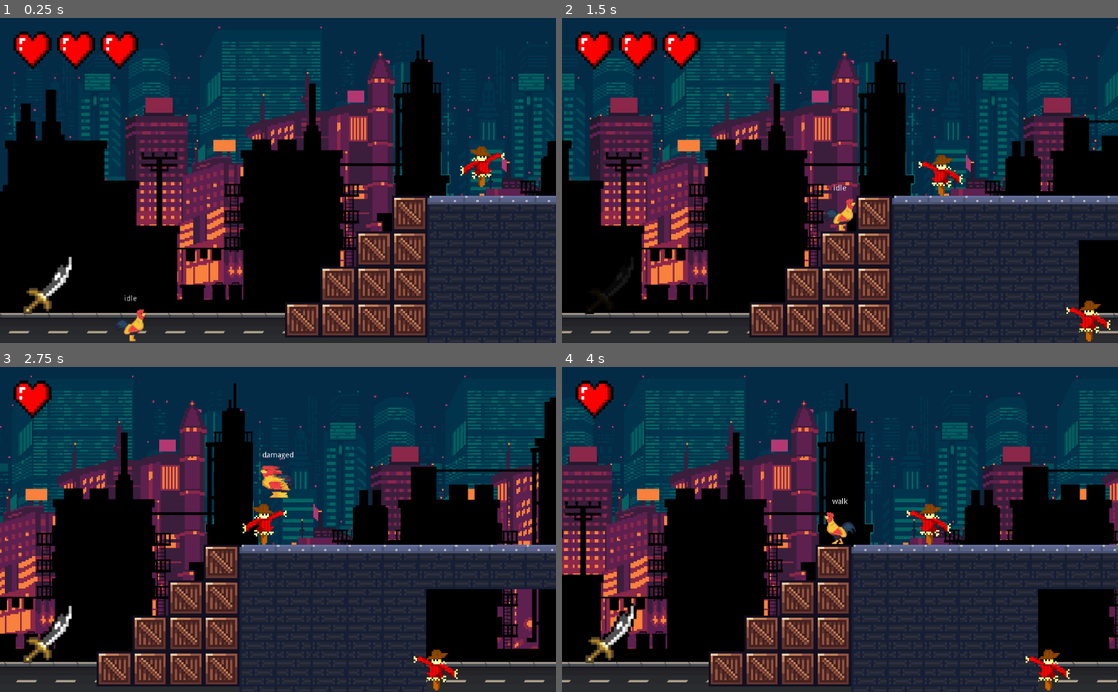
Above: before the commit, frames 1-4 (two rows, left to right).
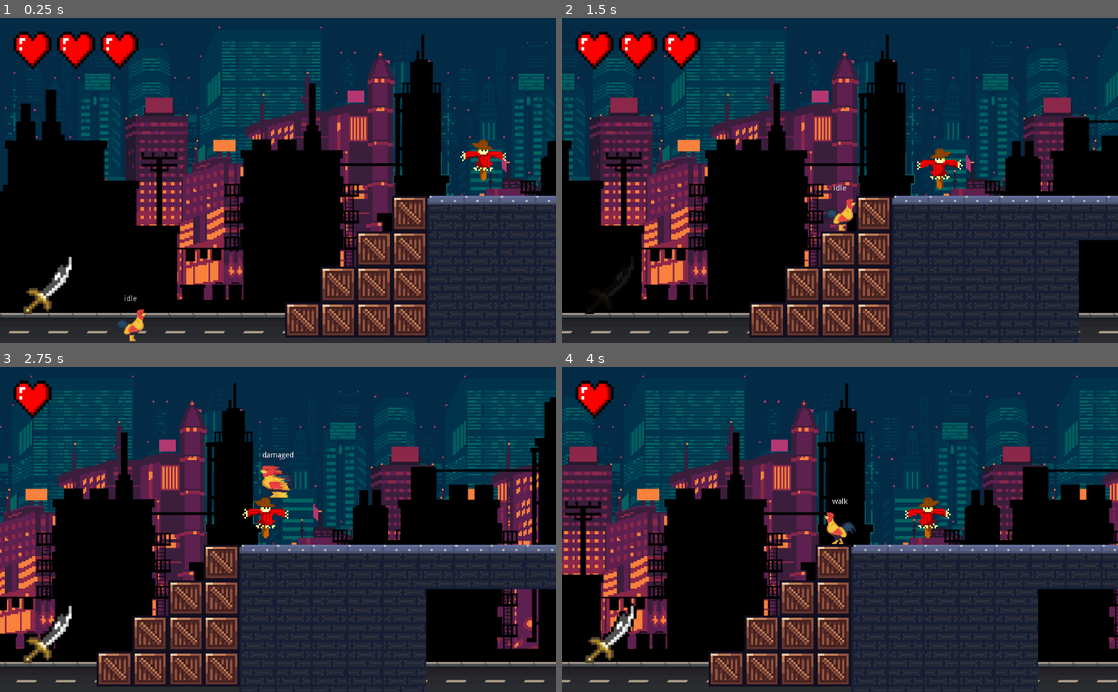
Above: after the commit, the same moments.

Repository: see4pablo/rooster-madness
Game: Godot game, scene res://Game.tscn
Two runs of this game, one before a commit and one after it. Both use one fixed random seed, a clock stepped at 60 frames per second and the inputs below.
Inputs (mouse positions are in pixels of both pictures, inside the frame that each line leads up to):
- Up to frame 1 (0.25 s): no input
- Up to frame 2 (1.5 s): move the mouse to (812, 245) at 0.52 s; press the mouse at (812, 245) at 0.53 s; hold D (move_right) from 0.53 s (still down); tap Space (jump) at 0.77 s; move the mouse to (1006, 229) at 1.27 s; release the mouse at (1006, 229) at 1.28 s; click (1006, 229) at 1.35 s
- Up to frame 3 (2.75 s): tap Space (jump) at 1.52 s; move the mouse to (111, 480) at 2.02 s; release D (move_right) at 2.03 s; press the mouse at (111, 480) at 2.03 s; hold A (move_left) from 2.03 s (still down)
- Up to frame 4 (4 s): keep holding A (move_left); move the mouse to (867, 529) at 2.77 s; release the mouse at (867, 529) at 2.78 s; click (867, 529) at 2.85 s; tap Space (jump) at 3.02, 3.77 s; move the mouse to (756, 448) at 3.52 s; press the mouse at (756, 448) at 3.53 s

The runs differ from the first frame. In frame 1, 0.5% of the frame differs, in the area x 82-91%, y 37-53%; in frame 2, 0.9%; in frame 3, 0.9%, in the area x 43-83%, y 40-100%; in frame 4, 0.9%.

Commit message:
fixed bug

Diff:
--- a/Enemies/enemy.gd
+++ b/Enemies/enemy.gd
@@ -55,7 +55,6 @@
 
 
 func _jump():
-	print("a")
 	actual_state = jumping
 	velocity.x = move_speed*(direction*-1)*50
 	velocity.y = gravity*(-1)*60
@@ -65,11 +64,10 @@
 func get_hit(damage):
 	if actual_state == getting_hit:
 		return false
-	#$Receive_hit.start(0.5)
+	$Receive_hit.start(0.5)
 	life -= damage
 	actual_state = getting_hit
 	if life <= 0:
-		# ToDo: change sprite to "die"
 		$AnimatedSprite.play("die")
 		move_speed = 0
 		set_collision_layer_bit(5, false)
--- a/Enemies/enemy.tscn
+++ b/Enemies/enemy.tscn
@@ -3,52 +3,52 @@
 [ext_resource path="res://Enemies/enemy.gd" type="Script" id=1]
 [ext_resource path="res://Enemies/sprites/scarecrow.png" type="Texture" id=2]
 
-[sub_resource type="AtlasTexture" id=4]
+[sub_resource type="AtlasTexture" id=1]
 atlas = ExtResource( 2 )
 region = Rect2( 0, 0, 30, 30 )
 
-[sub_resource type="AtlasTexture" id=5]
+[sub_resource type="AtlasTexture" id=2]
 atlas = ExtResource( 2 )
 region = Rect2( 30, 0, 30, 30 )
 
-[sub_resource type="AtlasTexture" id=6]
+[sub_resource type="AtlasTexture" id=3]
+atlas = ExtResource( 2 )
+region = Rect2( 60, 30, 30, 30 )
+
+[sub_resource type="AtlasTexture" id=4]
 atlas = ExtResource( 2 )
 region = Rect2( 0, 30, 30, 30 )
 
-[sub_resource type="AtlasTexture" id=7]
+[sub_resource type="AtlasTexture" id=5]
 atlas = ExtResource( 2 )
 region = Rect2( 30, 30, 30, 30 )
 
-[sub_resource type="AtlasTexture" id=8]
+[sub_resource type="AtlasTexture" id=6]
 atlas = ExtResource( 2 )
 region = Rect2( 60, 30, 30, 30 )
 
-[sub_resource type="AtlasTexture" id=9]
-atlas = ExtResource( 2 )
-region = Rect2( 60, 30, 30, 30 )
-
-[sub_resource type="SpriteFrames" id=1]
+[sub_resource type="SpriteFrames" id=7]
 animations = [ {
-"frames": [ SubResource( 4 ), SubResource( 5 ) ],
+"frames": [ SubResource( 1 ), SubResource( 2 ) ],
 "loop": true,
 "name": "idle",
 "speed": 5.0
 }, {
-"frames": [ SubResource( 6 ), SubResource( 7 ), SubResource( 8 ), SubResource( 8 ) ],
+"frames": [ SubResource( 3 ), null ],
+"loop": true,
+"name": "die",
+"speed": 10.0
+}, {
+"frames": [ SubResource( 4 ), SubResource( 5 ), SubResource( 6 ), SubResource( 6 ) ],
 "loop": false,
 "name": "getHit",
 "speed": 7.0
-}, {
-"frames": [ SubResource( 9 ), null ],
-"loop": true,
-"name": "die",
-"speed": 10.0
 } ]
 
-[sub_resource type="RectangleShape2D" id=2]
+[sub_resource type="RectangleShape2D" id=8]
 extents = Vector2( 17.6488, 43.2389 )
 
-[sub_resource type="RectangleShape2D" id=3]
+[sub_resource type="RectangleShape2D" id=9]
 extents = Vector2( 33.3724, 43.5953 )
 
 [node name="enemy" type="KinematicBody2D"]
@@ -58,14 +58,13 @@
 
 [node name="AnimatedSprite" type="AnimatedSprite" parent="."]
 scale = Vector2( 3, 3 )
-frames = SubResource( 1 )
+frames = SubResource( 7 )
 animation = "idle"
-frame = 1
 playing = true
 
 [node name="CollisionShape2D" type="CollisionShape2D" parent="."]
 position = Vector2( 1.85116, 1.73886 )
-shape = SubResource( 2 )
+shape = SubResource( 8 )
 
 [node name="player_checker_right" type="RayCast2D" parent="."]
 enabled = true
--- a/Game.tscn
+++ b/Game.tscn
@@ -79,6 +79,8 @@
 scale = Vector2( 4.1, 4.1 )
 tile_set = ExtResource( 7 )
 cell_size = Vector2( 16, 16 )
+collision_layer = 2
+collision_mask = 29
 format = 1
 tile_data = PoolIntArray( 65535, 0, 0, 131071, 0, 0, 196607, 0, 0, 262143, 0, 0, 327679, 0, 0, 393215, 0, 0, 327691, 0, …(564 unchanged characters)…
 
Not shown: 1 places in Enemies/enemy.tscn that only renumber resources
